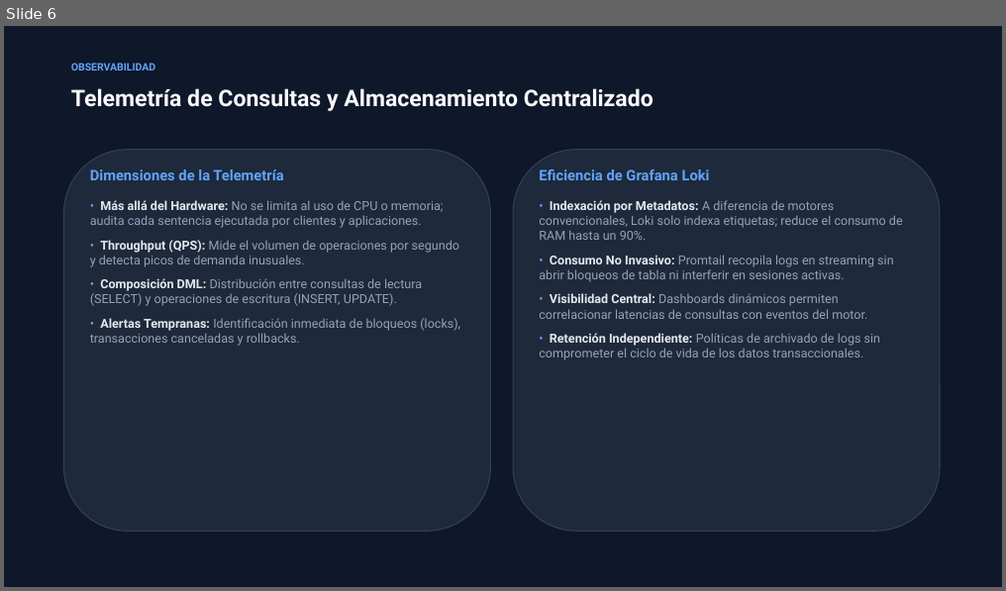
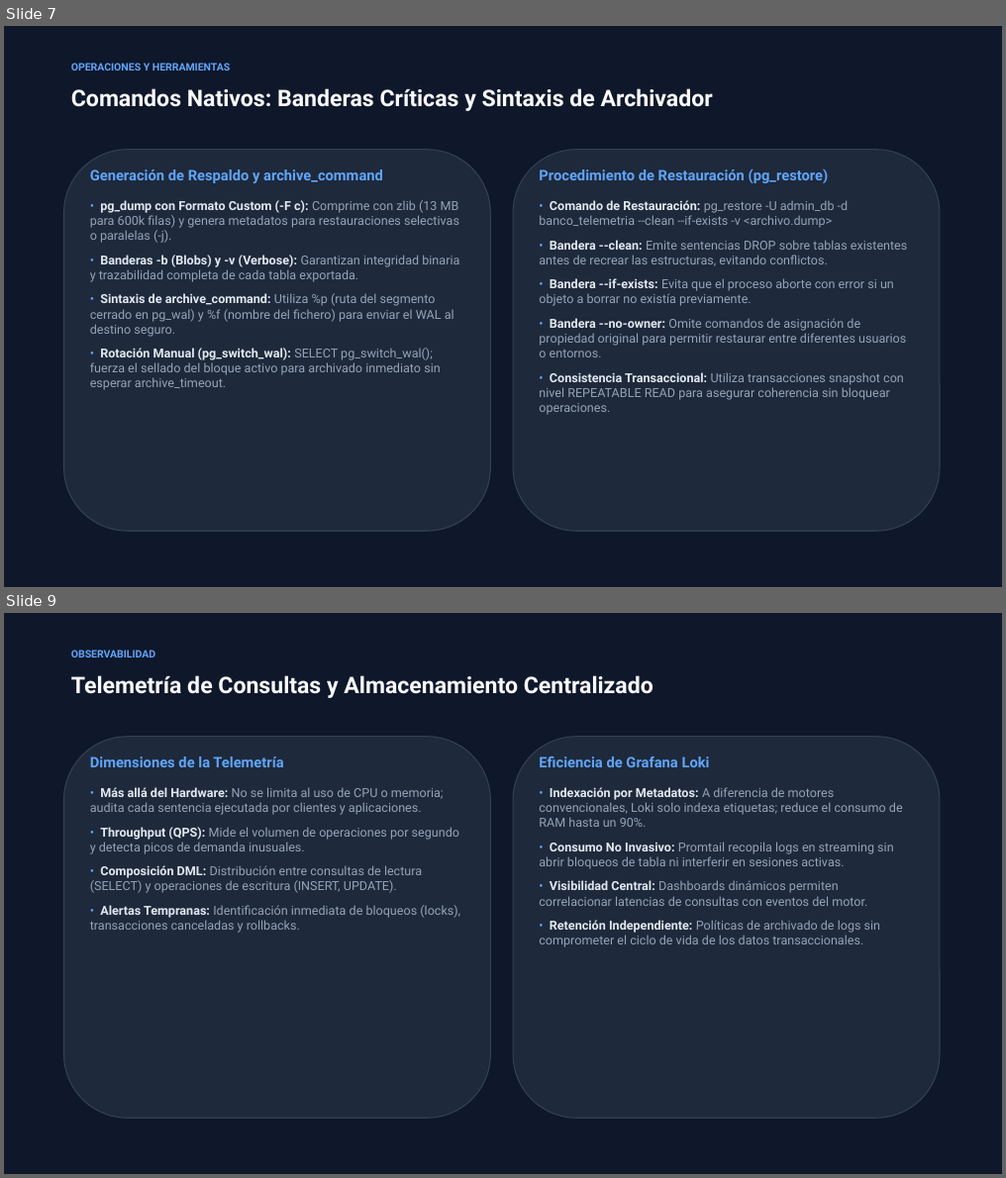
Before and after one commit to EmilyCayambe/Openmetadata, a slide deck: presentacion/Presentacion_Telemetria_Optimizacion.pptx. Shown one above the other, each under a label of ours: slide 6 before the commit, slides 7 and 9 after it; the slides between them are not shown. The pictures are 1006x591 and 1006x1178 pixels, drawn with LibreOffice and Linux fonts; fonts in the diff are those of the drawing. Boxes give left, top, right and bottom in pixels: in the first picture for what was removed or moved away, otherwise in the second. Text is boxed around its words. In the diff, an @@ line names an element or a change of style, - is before the commit and + after.

Commit message:
feat(slides): document archive_mode postmaster context, %p/%f syntax, and archiver process in backup slides

```diff
--- a/presentacion/Presentacion_Telemetria_Optimizacion.pptx
+++ b/presentacion/Presentacion_Telemetria_Optimizacion.pptx
@@ slide 7 added at [4, 26, 1002, 587], background #FFFFFF @@
@@ rectangle added at [4, 26, 1002, 587], fill #0F172A @@
@@ text added at [71, 63, 230, 71], 10 pt, text #60A5FA, bold @@
+OPERACIONES Y HERRAMIENTAS
@@ text added at [71, 88, 713, 111], 22 pt, text #F8FAFC, bold @@
+Comandos Nativos: Banderas Críticas y Sintaxis de Archivador
@@ rounded rectangle added at [63, 150, 491, 531], fill #1E293B, outline #334155 1 pt @@
@@ text added at [90, 170, 383, 183], 14 pt, text #60A5FA, bold @@
+Generación de Respaldo y archive_command
@@ rounded rectangle added at [513, 150, 940, 531], fill #1E293B, outline #334155 1 pt @@
@@ text added at [539, 169, 829, 183], 14 pt, text #60A5FA, bold @@
+Procedimiento de Restauración (pg_restore)
@@ text added at [90, 200, 459, 390], 12 pt, text #94A3B8 @@
+• pg_dump con Formato Custom (-F c): Comprime con zlib (13 MB para 600k filas) y genera metadatos para restauraciones selectivas o paralelas (-j).
+• Banderas -b (Blobs) y -v (Verbose): Garantizan integridad binaria y trazabilidad completa de cada tabla exportada.
+• Sintaxis de archive_command: Utiliza %p (ruta del segmento cerrado en pg_wal) y %f (nombre del fichero) para enviar el WAL al destino seguro.
+• Rotación Manual (pg_switch_wal): SELECT pg_switch_wal(); fuerza el sellado del bloque activo para archivado inmediato sin esperar archive_timeout.
@@ text added at [539, 200, 907, 415], 12 pt, text #94A3B8 @@
+• Comando de Restauración: pg_restore -U admin_db -d banco_telemetria --clean --if-exists -v <archivo.dump>
+• Bandera --clean: Emite sentencias DROP sobre tablas existentes antes de recrear las estructuras, evitando conflictos.
+• Bandera --if-exists: Evita que el proceso aborte con error si un objeto a borrar no existía previamente.
+• Bandera --no-owner: Omite comandos de asignación de propiedad original para permitir restaurar entre diferentes usuarios o entornos.
+• Consistencia Transaccional: Utiliza transacciones snapshot con nivel REPEATABLE READ para asegurar coherencia sin bloquear operaciones.
@@ what was slide 6 is now slide 9 @@
```
Also in this commit, not shown: 2 slides changed, 2 other slides added, 1 other file.
